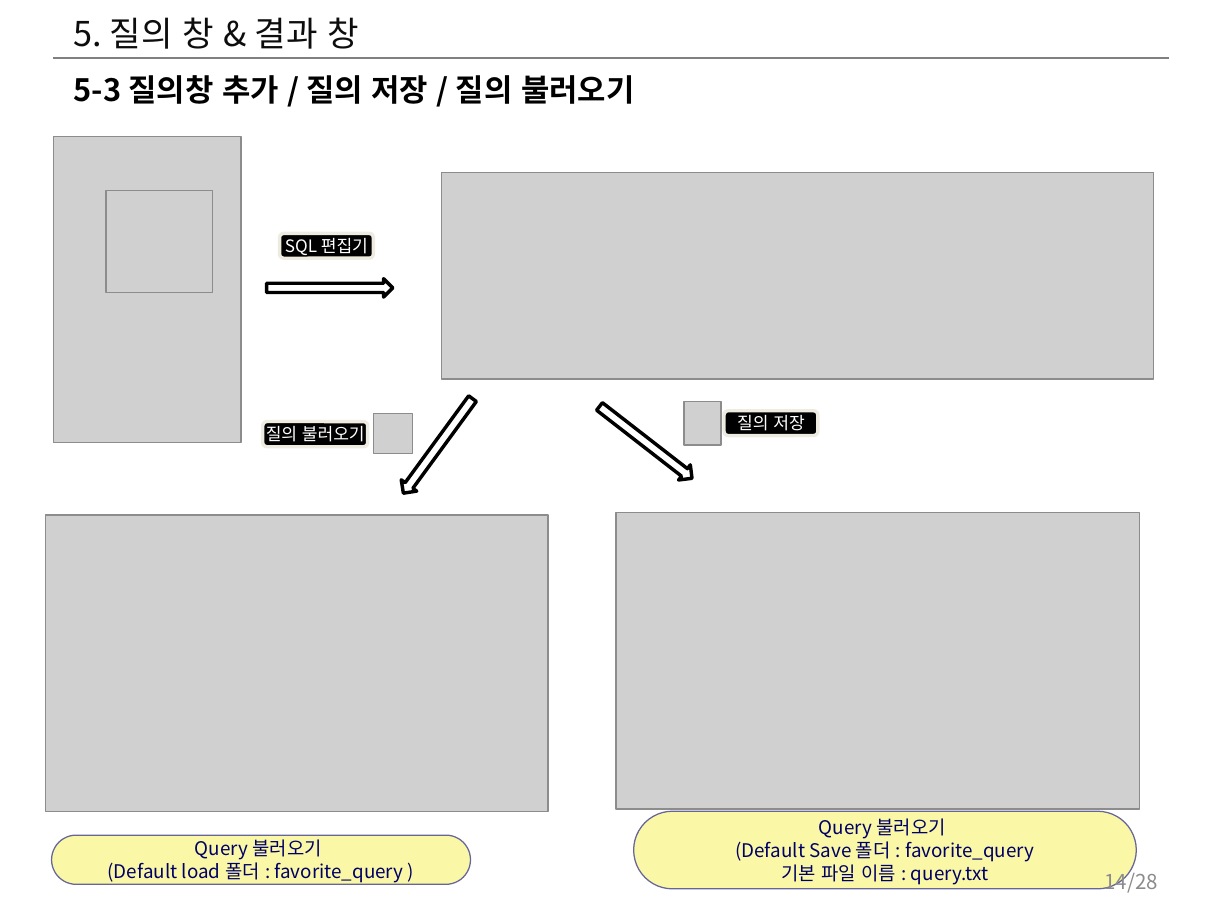
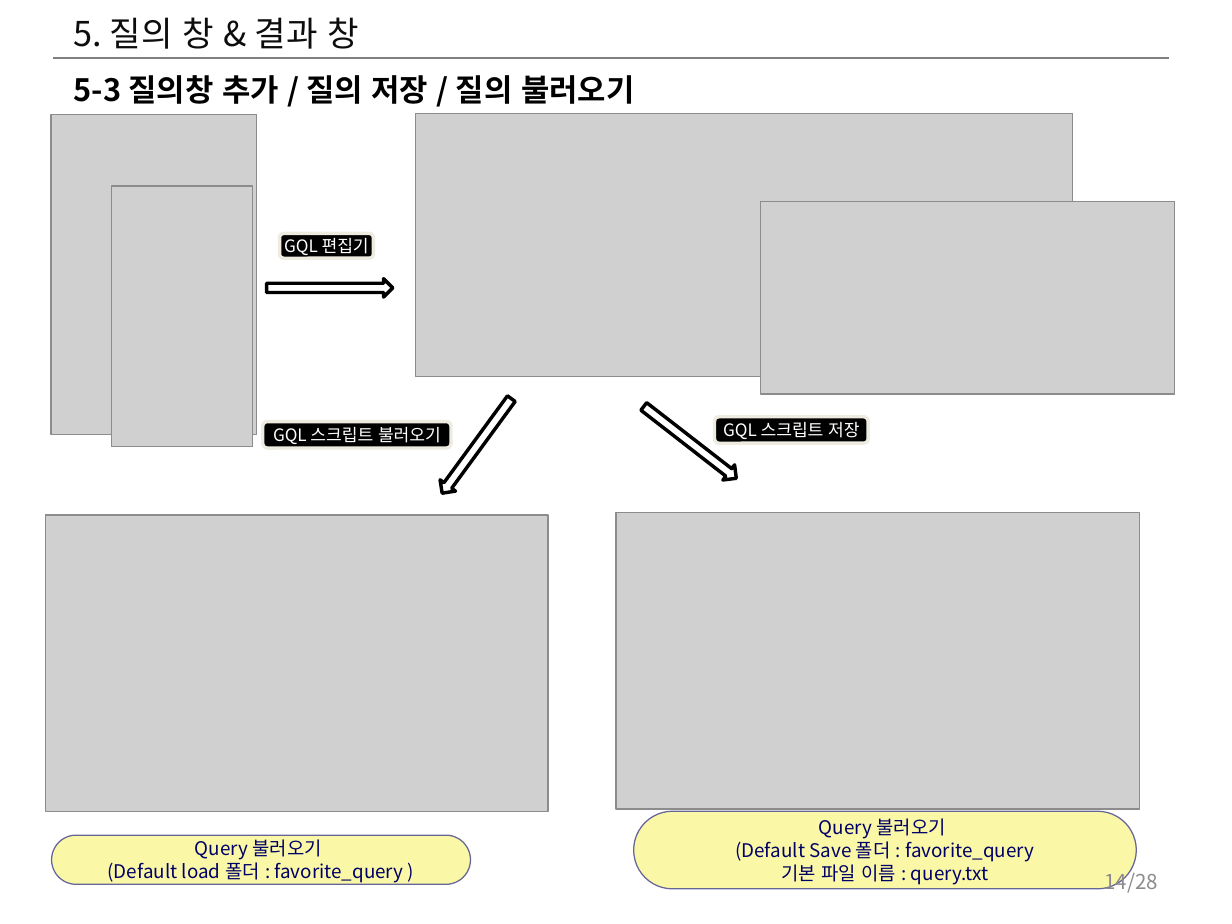
Before and after one commit to postech-dblab-iitp/visual-tool, a slide deck: slide 14 of ViT_docs/시각화도구_UI_UX_기획서.pptx. Drawn at 1232x924 pixels with LibreOffice and Linux fonts; fonts in the diff are those of the drawing; grey boxes stand for pictures. Boxes give left, top, right and bottom in pixels: in the first picture for what was removed or moved away, otherwise in the second. Text is boxed around its words. In the diff, an @@ line names an element or a change of style, - is before the commit and + after.

```diff
--- a/ViT_docs/시각화도구_UI_UX_기획서.pptx
+++ b/ViT_docs/시각화도구_UI_UX_기획서.pptx
@@ picture resized from (x1=53, y1=137, x2=240, y2=442) to (x1=52, y1=115, x2=257, y2=435) @@
@@ picture resized from (x1=441, y1=172, x2=1153, y2=379) to (x1=415, y1=113, x2=1072, y2=376) @@
@@ picture removed at (x1=106, y1=191, x2=213, y2=293) @@
@@ picture added at (x1=112, y1=186, x2=254, y2=447) @@
@@ picture added at (x1=761, y1=202, x2=1175, y2=394) @@
@@ text in rounded rectangle at (x1=284, y1=238, x2=369, y2=258): text changed @@
-SQL 편집기
+GQL 편집기
@@ picture removed at (x1=373, y1=414, x2=411, y2=453) @@
@@ right arrow moved from (x1=395, y1=393, x2=480, y2=499) to (x1=434, y1=393, x2=519, y2=499) @@
@@ right arrow moved from (x1=594, y1=399, x2=698, y2=486) to (x1=638, y1=399, x2=743, y2=486) @@
@@ picture removed at (x1=684, y1=402, x2=721, y2=445) @@
@@ rounded rectangle "GQL 스크립트 저장" resized from (x1=724, y1=410, x2=818, y2=435) to (x1=715, y1=416, x2=869, y2=442) @@
@@ rounded rectangle "GQL 스크립트 불러오기" resized from (x1=262, y1=421, x2=367, y2=446) to (x1=262, y1=421, x2=451, y2=447) @@
@@ text in rounded rectangle at (x1=273, y1=427, x2=441, y2=447): text changed @@
-질의 불러오기
+GQL 스크립트 불러오기
@@ text in rounded rectangle at (x1=723, y1=422, x2=859, y2=442): text changed @@
-질의 저장
+GQL 스크립트 저장
```
Also in this commit, not shown: 20 other slides changed, 1 slide added.
